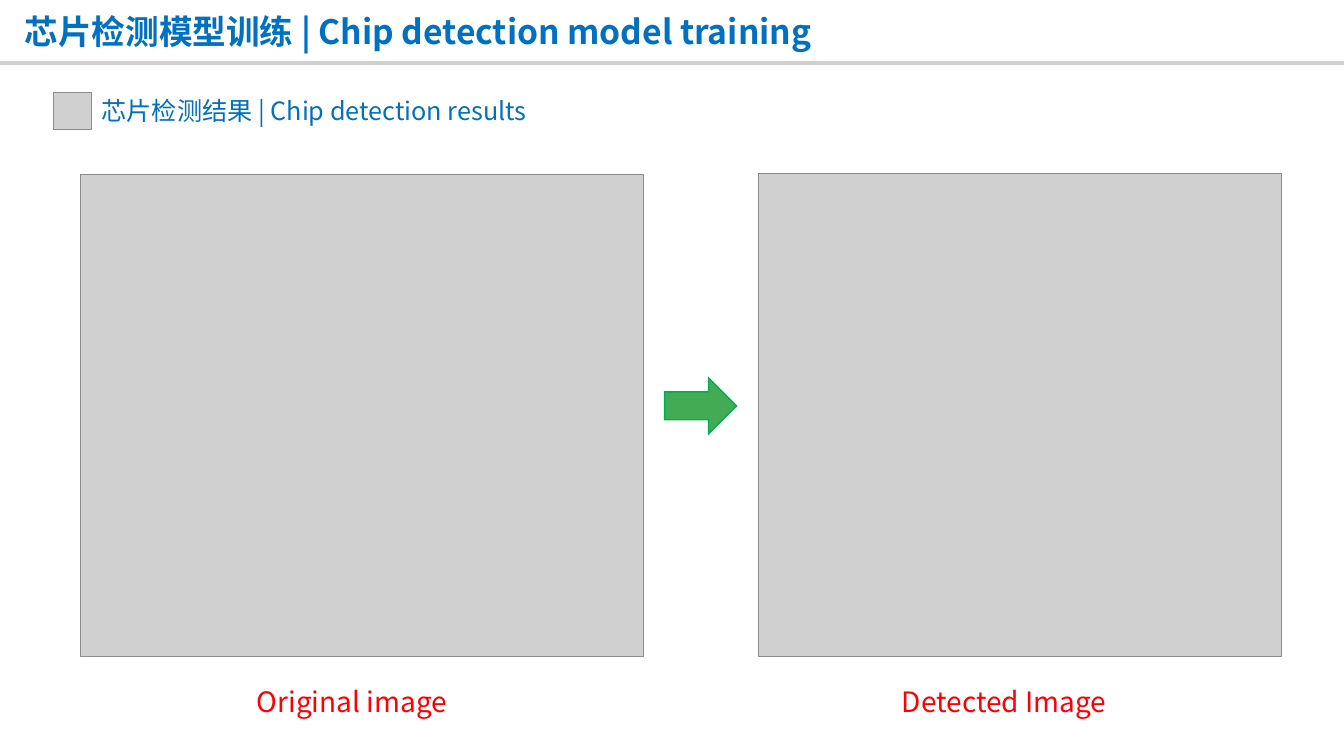
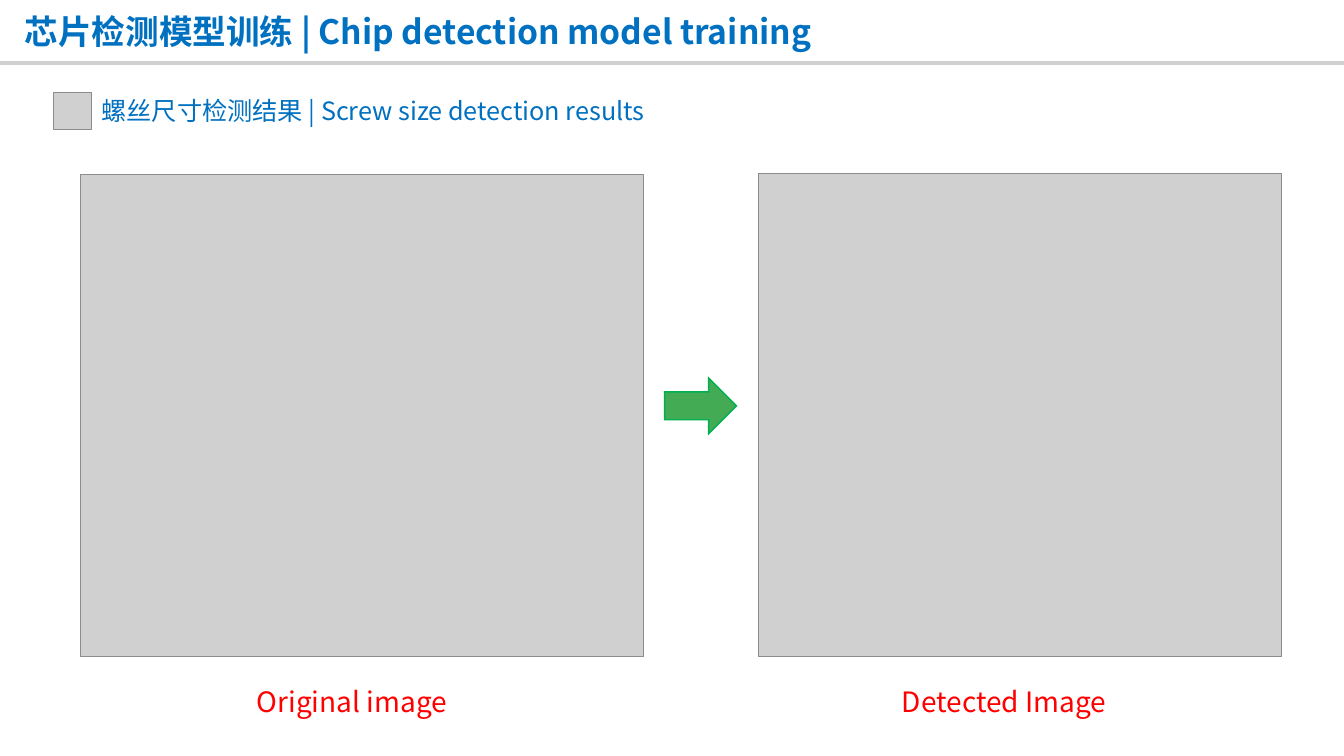
Before and after one commit to whtcc-yuchangle/chip-quality-detector, a slide deck: slide 12 of Training/芯片检测模型训练 Chip Detection Model Training.pptx. Drawn at 1344x756 pixels with LibreOffice and Linux fonts; fonts in the diff are those of the drawing; grey boxes stand for pictures; background and template pictures are left out. Boxes give left, top, right and bottom in pixels: in the first picture for what was removed or moved away, otherwise in the second. Text is boxed around its words. In the diff, an @@ line names an element or a change of style, - is before the commit and + after.

Commit message:
更新芯片检测模型训练PPT

```diff
--- a/Training/芯片检测模型训练 Chip Detection Model Training.pptx
+++ b/Training/芯片检测模型训练 Chip Detection Model Training.pptx
@@ text at (101, 98, 645, 122): text changed @@
-芯片检测结果 | Chip detection results
+螺丝尺寸检测结果 | Screw size detection results
```
Also in this commit, not shown: 1 other slide changed.
